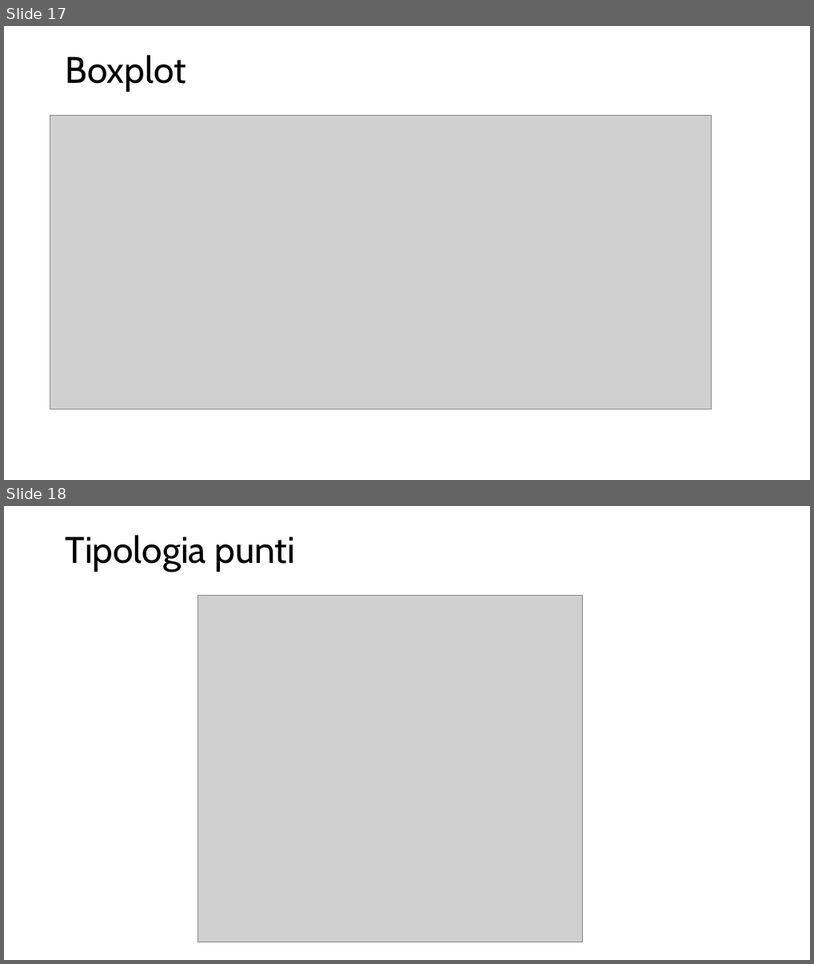
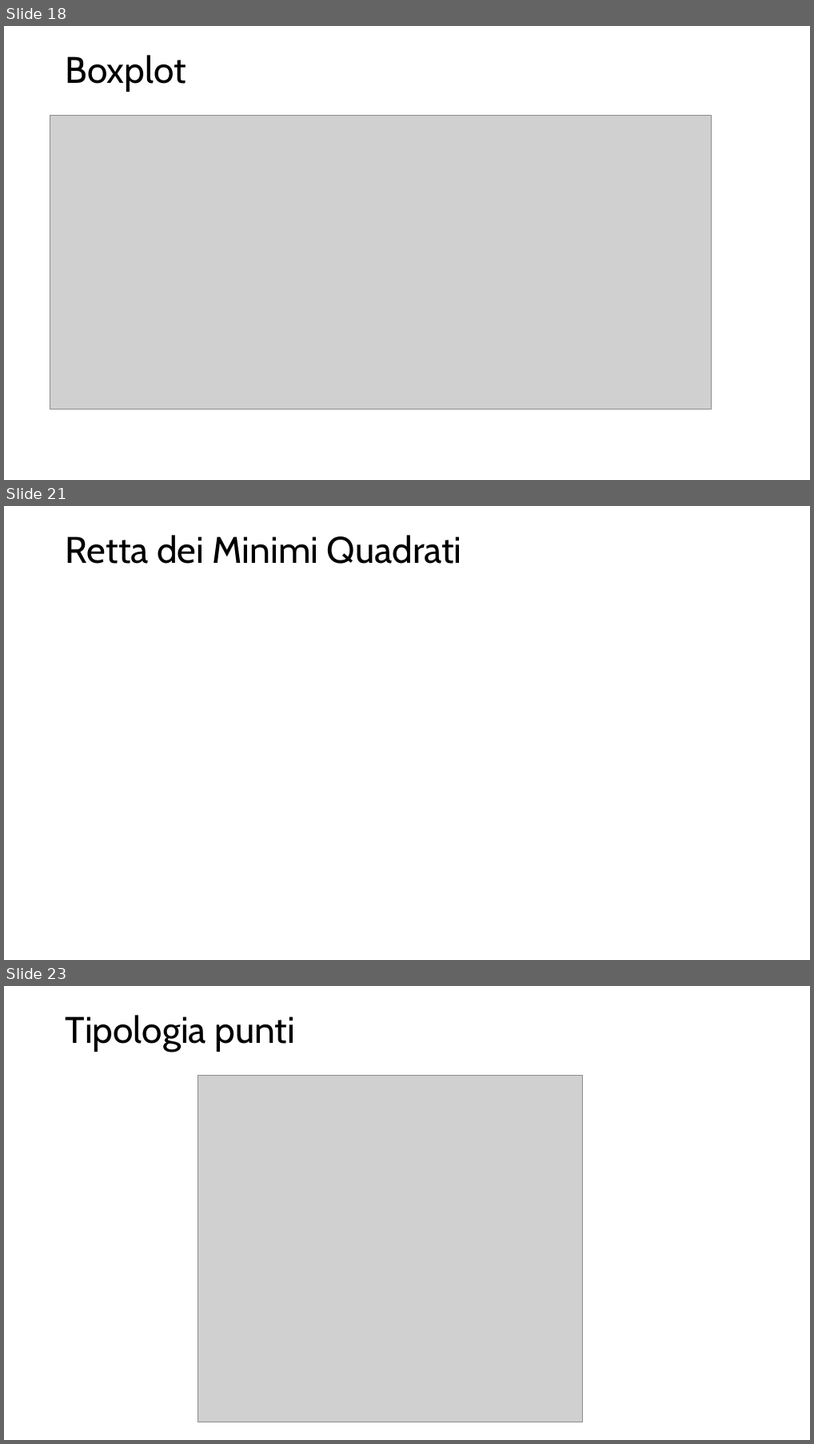
Before and after one commit to rborgoni/B.STAT.5, a slide deck: IntroR/BSTAT5 - IntroR - 1.pptx. Shown one above the other, each under a label of ours: slides 17 and 18 before the commit, slides 18, 21 and 23 after it; the slides between them are not shown. The pictures are 814x964 and 814x1444 pixels, drawn with LibreOffice and Linux fonts; fonts in the diff are those of the drawing; grey boxes stand for pictures. Boxes give left, top, right and bottom in pixels: in the first picture for what was removed or moved away, otherwise in the second. Text is boxed around its words. In the diff, an @@ line names an element or a change of style, - is before the commit and + after.

```diff
--- a/IntroR/BSTAT5 - IntroR - 1.pptx
+++ b/IntroR/BSTAT5 - IntroR - 1.pptx
@@ slide 21 added at <box>4,506,810,960</box>, background #FFFFFF @@
@@ title added at <box>66,535,462,564</box>, 44 pt, text #000000 @@
+Retta dei Minimi Quadrati
@@ what was slide 17 is now slide 18 @@
@@ what was slide 18 is now slide 23 @@
```
Also in this commit, not shown: 4 slides changed, 5 other slides added, 1 slide removed, 5 other files.
